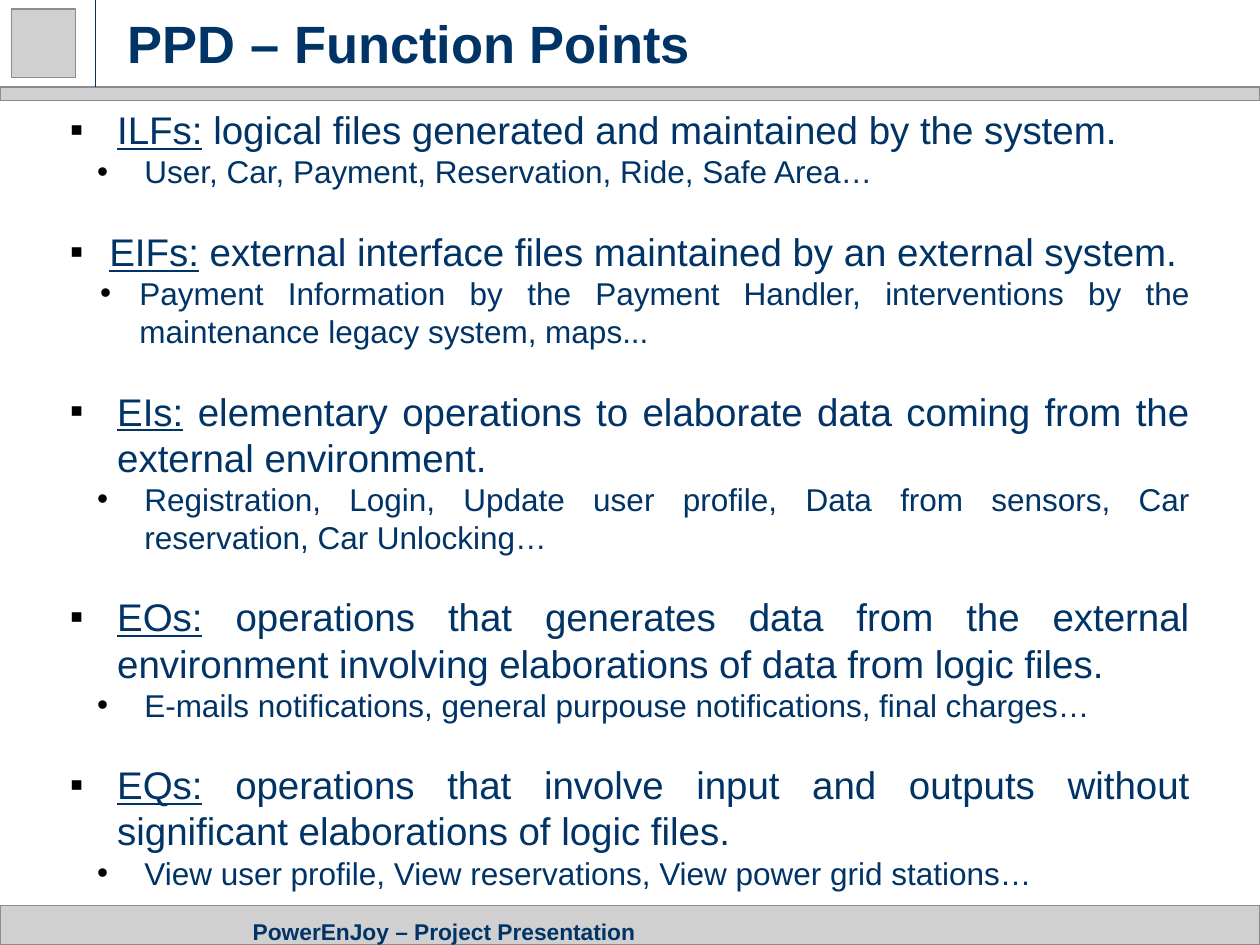
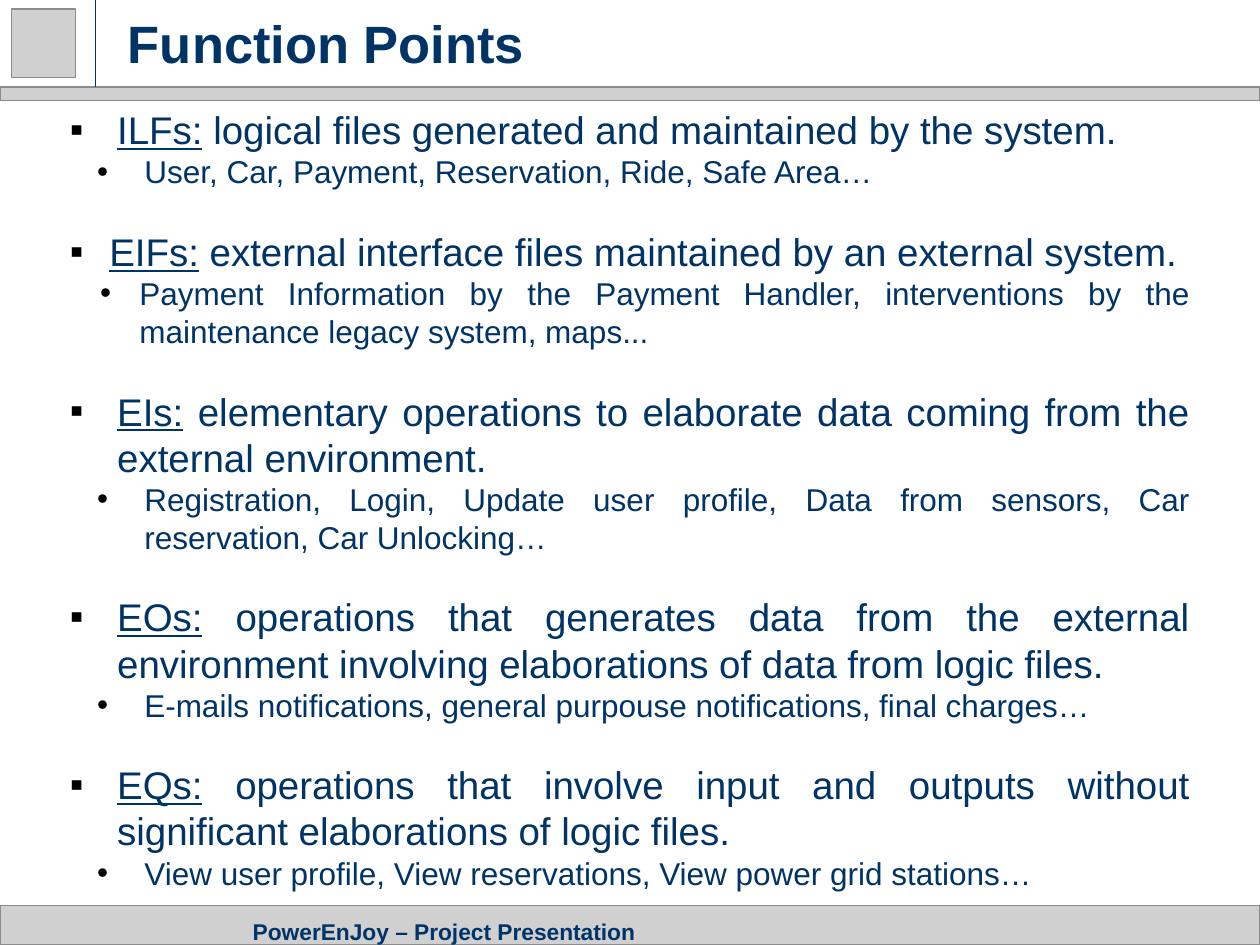
Before and after one commit to GiovanniScotti/PowerEnjoy-SEII-Project-Scotti-Trabucchi, a slide deck: slide 4 of Project Presentation.pptx. Drawn at 1260x945 pixels with LibreOffice and Linux fonts; fonts in the diff are those of the drawing; grey boxes stand for pictures. Boxes give left, top, right and bottom in pixels: in the first picture for what was removed or moved away, otherwise in the second. Text is boxed around its words. In the diff, an @@ line names an element or a change of style, - is before the commit and + after.

```diff
--- a/Project Presentation.pptx
+++ b/Project Presentation.pptx
@@ title at <box>128,25,524,64</box>: text changed @@
-PPD – Function Points
+Function Points
```
Also in this commit, not shown: 7 other slides changed, 15 slides added.
